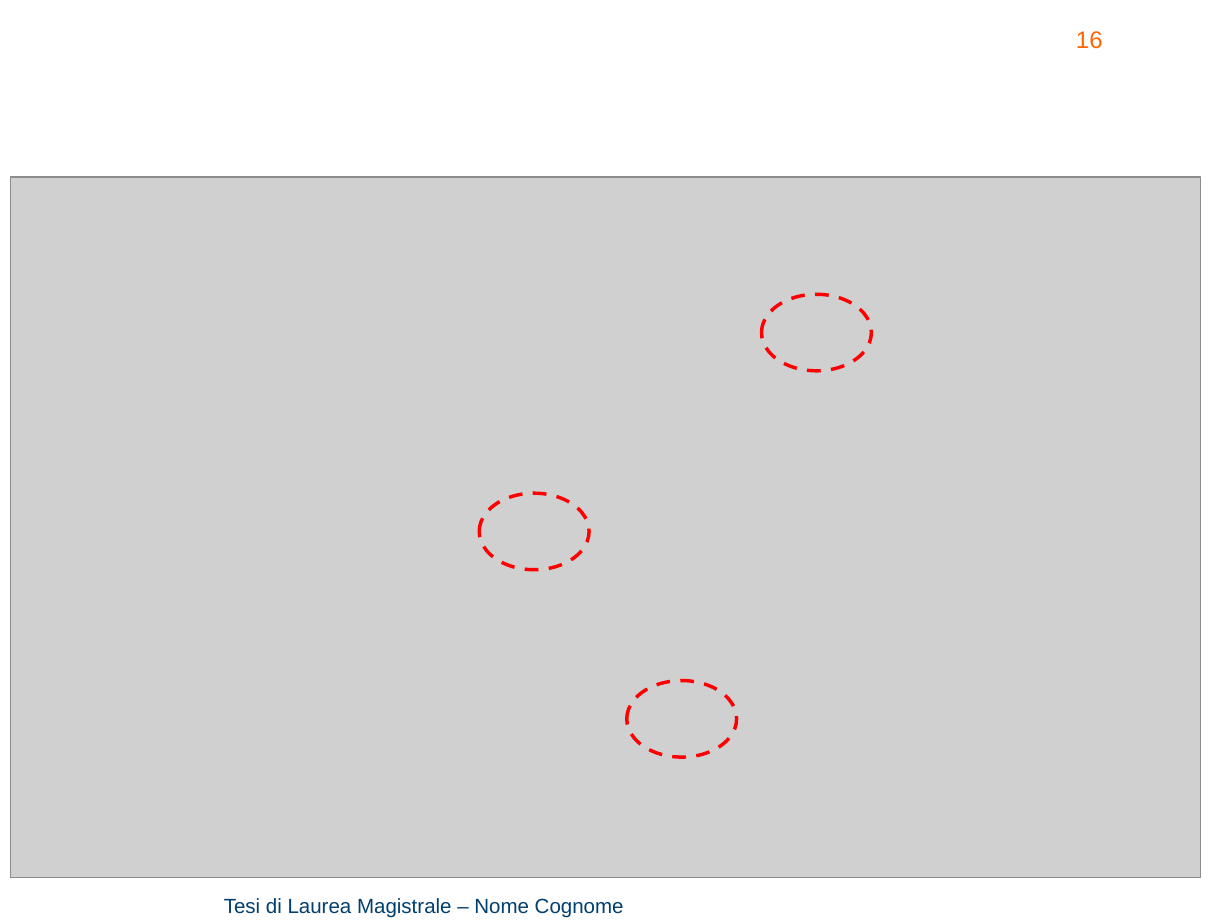
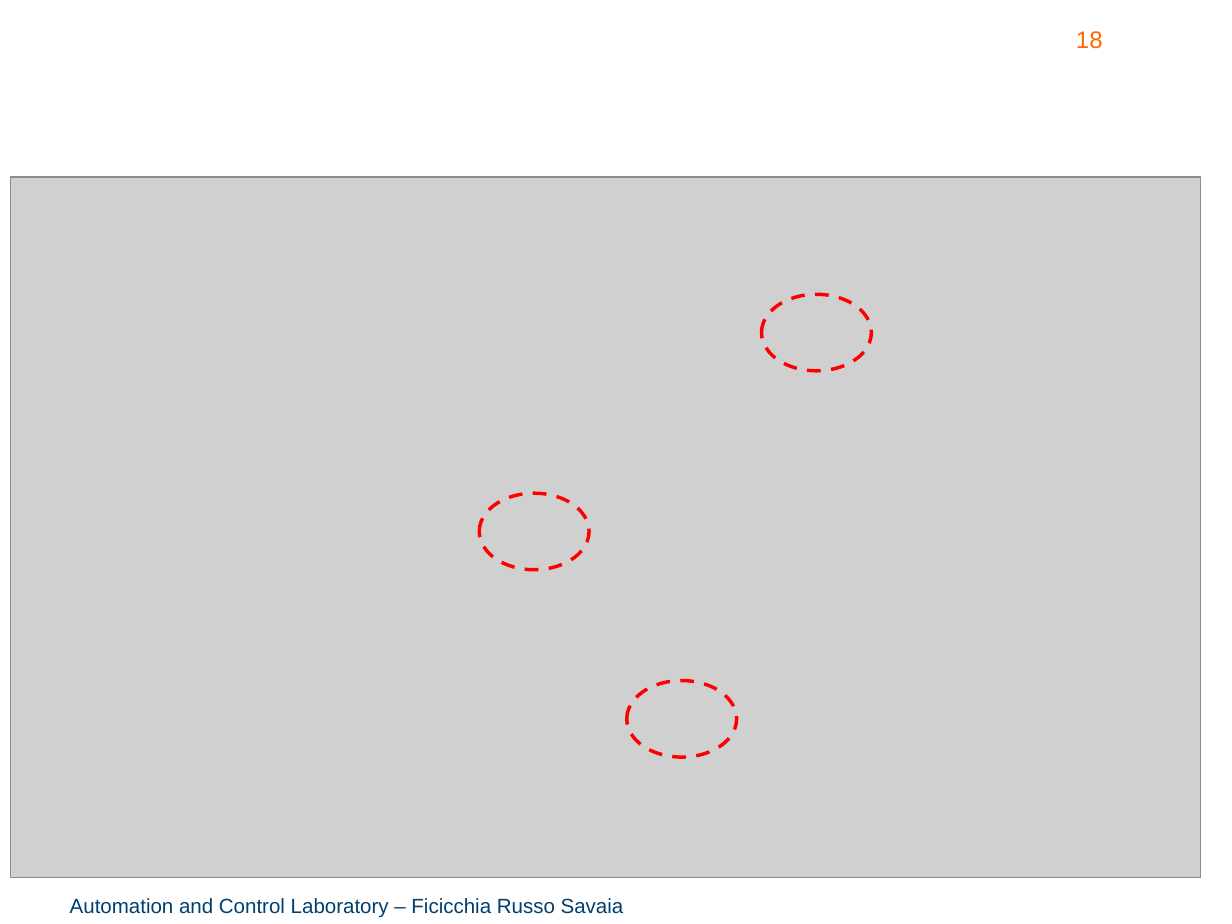
Before and after one commit to rssalessio/Control-Linear-Vibrations, a slide deck: slide 18 of finalPresentation/Part 3/Part3.pptx (slide 16 before the commit). Drawn at 1232x924 pixels with LibreOffice and Linux fonts; fonts in the diff are those of the drawing; grey boxes stand for pictures; background and template pictures are left out. Boxes give left, top, right and bottom in pixels: in the first picture for what was removed or moved away, otherwise in the second. Text is boxed around its words. In the diff, an @@ line names an element or a change of style, - is before the commit and + after.

```diff
--- a/finalPresentation/Part 3/Part3.pptx
+++ b/finalPresentation/Part 3/Part3.pptx
@@ page number at box(1076, 31, 1103, 49): text changed @@
-16
+18
@@ text at box(70, 898, 624, 918): text changed @@
-Tesi di Laurea Magistrale – Nome Cognome
+Automation and Control Laboratory – Ficicchia Russo Savaia
```
Also in this commit, not shown: 24 other slides changed, 2 slides added.
